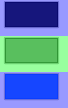
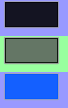
Layered file, before and after one edit (68×108). Changes by layer:
moved "Factory" above "68x36", painted on it over [3,1,60,101]
